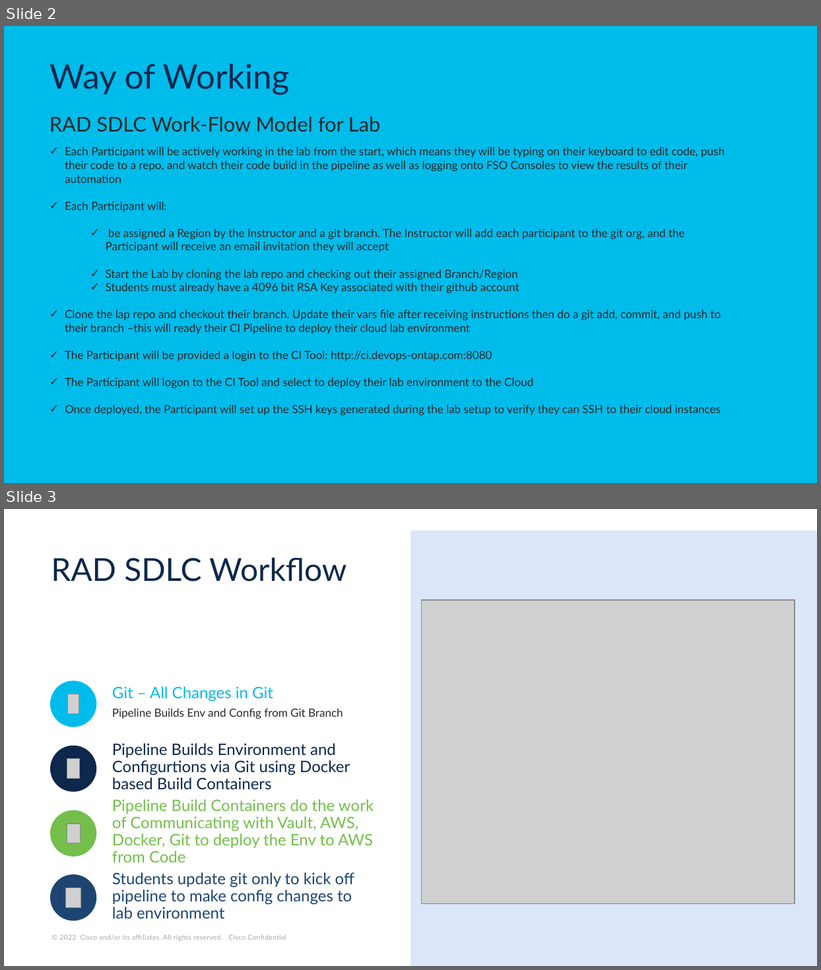
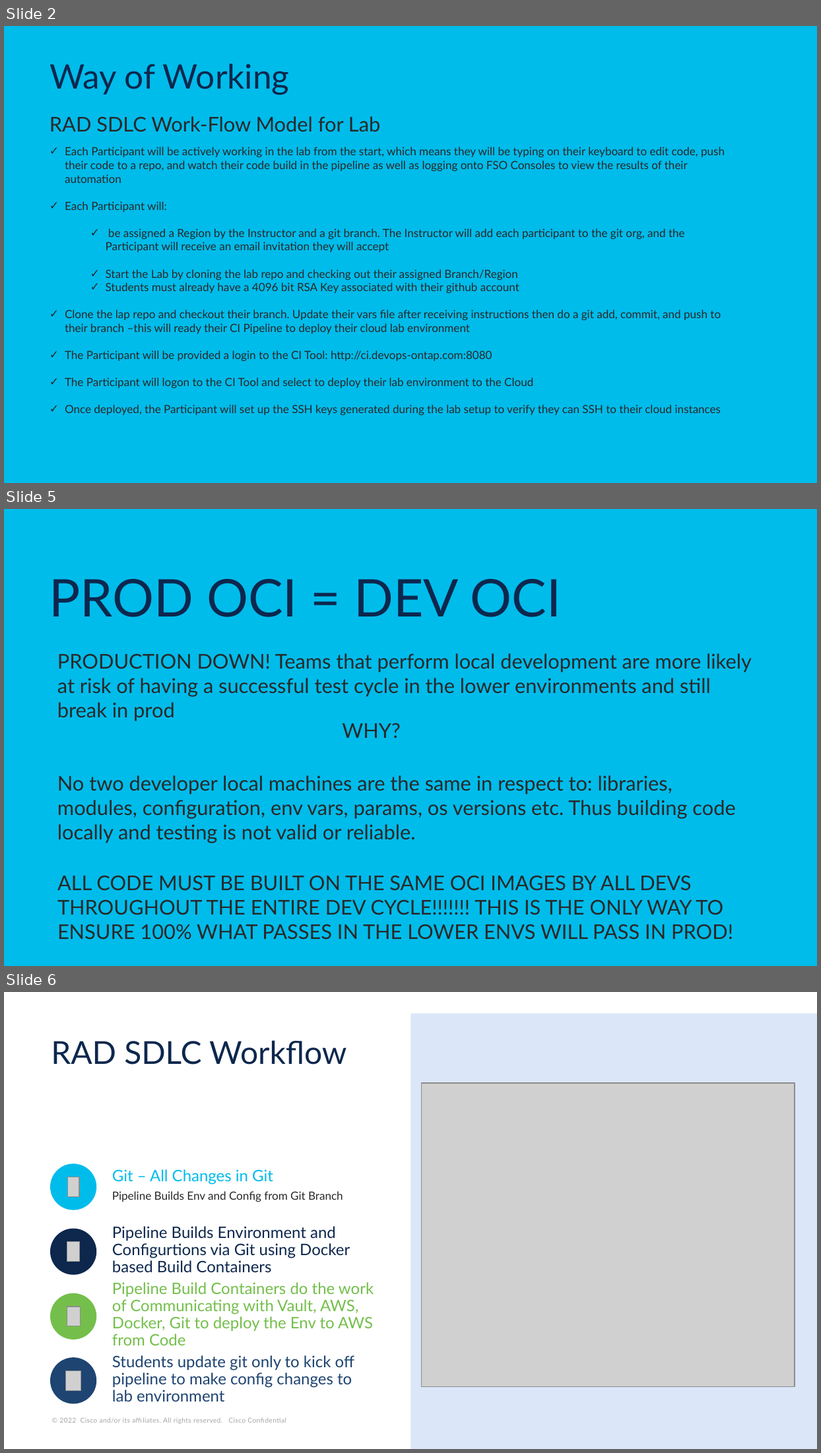
Before and after one commit to devops-ontap/cisco-fso-labs, a slide deck: PowerPoint/CISCO FSO CLOUD LAB .pptx. Shown one above the other, each under a label of ours: slides 2 and 3 before the commit, slides 2, 5 and 6 after it; the slides between them are not shown. The pictures are 821x970 and 821x1453 pixels, drawn with LibreOffice and Linux fonts; fonts in the diff are those of the drawing; grey boxes stand for pictures. Boxes give left, top, right and bottom in pixels: in the first picture for what was removed or moved away, otherwise in the second. Text is boxed around its words. In the diff, an @@ line names an element or a change of style, - is before the commit and + after.

```diff
--- a/PowerPoint/CISCO FSO CLOUD LAB .pptx
+++ b/PowerPoint/CISCO FSO CLOUD LAB .pptx
@@ slide 5 added at (4,509,817,966), background #FFFFFF; not listed: 1 template element that a slide beside it also shows @@
@@ title added at (49,579,562,617), 46 pt, text #0D274D @@
+PROD OCI = DEV OCI
@@ text added at (57,654,752,722), 18 pt, text #282828 @@
+PRODUCTION DOWN! Teams that perform local development are more likely at risk of having a successful test cycle in the lower environments and still break in prod
@@ text added at (342,723,400,738), 18 pt, text #282828 @@
+WHY?
@@ text added at (57,776,735,844), 18 pt, text #282828 @@
+No two developer local machines are the same in respect to: libraries, modules, configuration, env vars, params, os versions etc. Thus building code locally and testing is not valid or reliable.
@@ text added at (57,875,733,940), 18 pt, text #282828 @@
+ALL CODE MUST BE BUILT ON THE SAME OCI IMAGES BY ALL DEVS THROUGHOUT THE ENTIRE DEV CYCLE!!!!!!! THIS IS THE ONLY WAY TO ENSURE 100% WHAT PASSES IN THE LOWER ENVS WILL PASS IN PROD!
@@ what was slide 3 is now slide 6 @@
```
Also in this commit, not shown: 2 other slides added, 1 other file.
